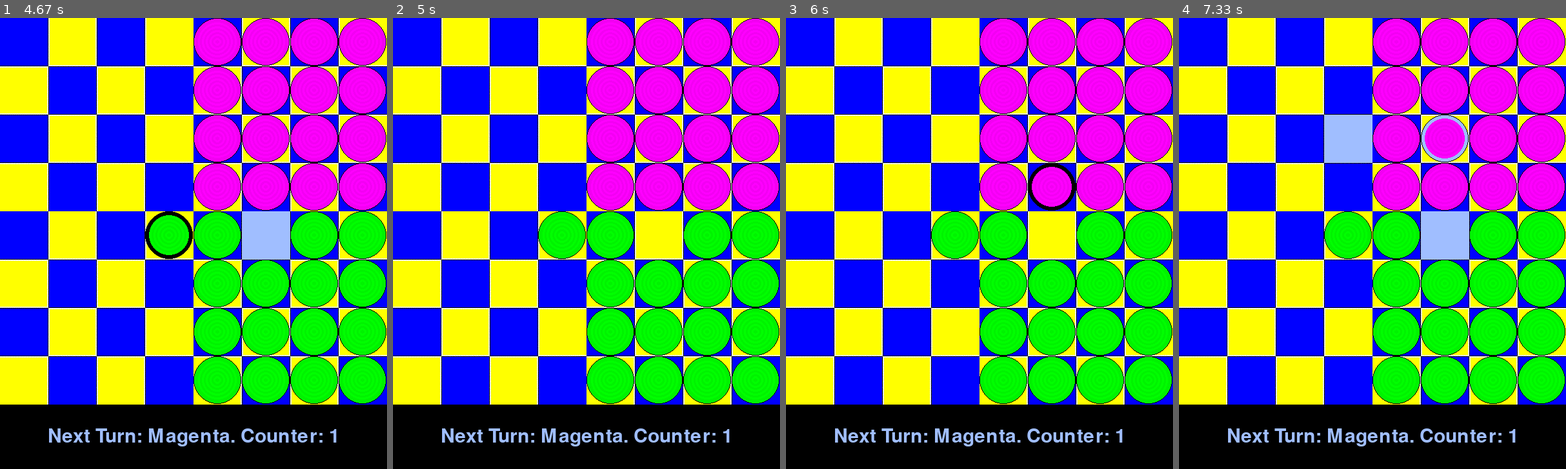
Above: before the commit, frames 1-4 (left to right).
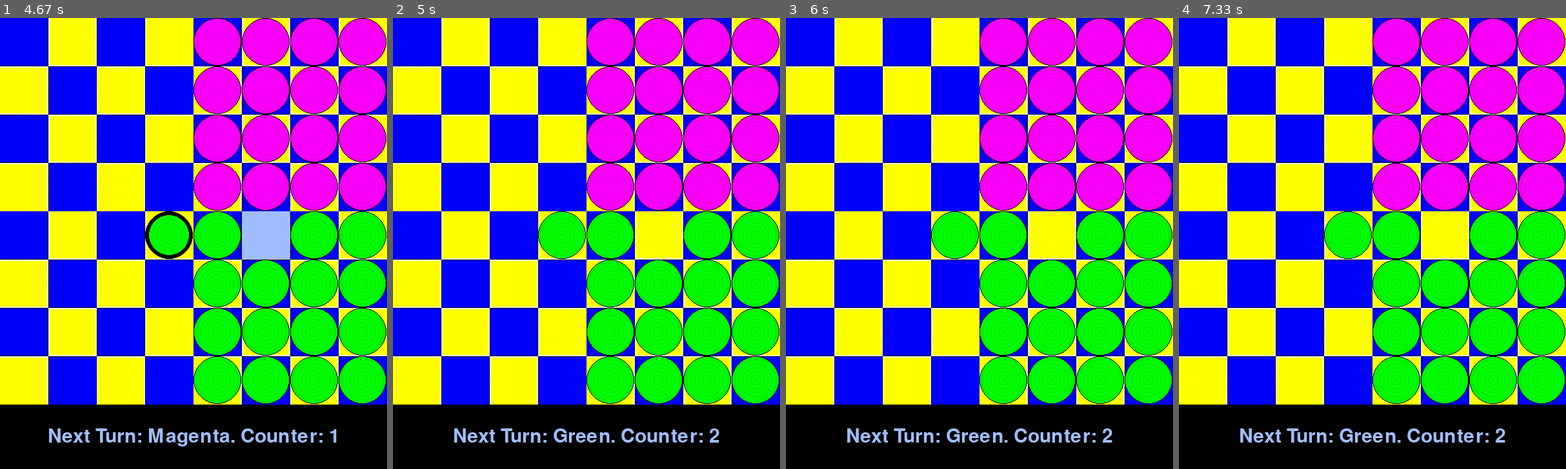
Above: after the commit, the same moments.

Repository: Patlatus/Pygame-Overcrowded-Trolleybus
Game: pygame game, started from main.py
The game is run twice, just before and just after one commit, with the same random seed, the same clock (stepped at 60 frames per second) and the same inputs.
Inputs (mouse positions are in pixels of both pictures, inside the frame that each line leads up to):
- Up to frame 1 (4.67 s): click (193, 243) at 0.38 s; hold Esc 0.67-1.2 s; move the mouse to (127, 351) at 0.7 s; click "OPTIONS" at 1.42 s; click "HUMAN VS AI" at 1.95 s; move the mouse to (197, 103) at 2.23 s; click (197, 103) at 2.38 s; click "BACK" at 2.8 s; move the mouse to (162, 216) at 3.23 s; click (162, 216) at 3.38 s; click (259, 401) at 3.72 s; click (286, 243) at 4.05 s; click (174, 248) at 4.38 s
- Up to frame 2 (5 s): click (451, 166) at 4.72 s
- Up to frame 3 (6 s): click (1056, 189) at 5.98 s
- Up to frame 4 (7.33 s): click (1372, 81) at 6.42 s; click (1488, 126) at 6.78 s; click (1434, 144) at 7.12 s

Frame 1 is identical in both runs. In frame 2, 1.2% of the frame differs, in the area x 12-87%, y 91-95%; in frame 3, 1.5%; in frame 4, 4.2%, in the area x 12-87%, y 21-95%.

Commit message:
Fix discrepancies with menu display; add AI stub

Diff:
--- /dev/null
+++ b/ai.py
@@ -0,0 +1,11 @@
+class Ai():
+    def __init__(self, board):
+        self.board = board
+
+    def turn_magenta(self):
+        #print('turn magenta ai')
+        pass
+
+    def turn_green(self):
+        #print('turn green ai')
+        pass
--- a/main.py
+++ b/main.py
@@ -9,6 +9,7 @@
 from graphics import Graphics
 from board import *
 from button import Button
+from ai import Ai
 
 pygame.font.init()
 
@@ -25,6 +26,7 @@
 		self.end = False
 		self.graphics = Graphics()
 		self.board = Board()
+		self.ai = Ai(self.board)
 
 		self.turn = GREEN
 		self.selected_piece = None # a board location.
@@ -94,8 +96,7 @@
 			if event.type == pygame.KEYDOWN:
 				if event.key == pygame.K_ESCAPE:
 					self.show_menu = not self.show_menu
-					if not self.show_main_menu and not self.show_options:
-						self.show_main_menu = self.show_menu
+					self.show_main_menu = not self.show_options and self.show_menu
 
 			if self.show_options and event.type == pygame.MOUSEBUTTONDOWN:
 				mouse_pos = pygame.mouse.get_pos()
@@ -106,9 +107,15 @@
 				if self.ai_starts.checkForInput(mouse_pos):
 					self.ai_green = True
 					self.ai_magenta = False
+					#print('ai green: ', self.ai_green, 'ai ai_magenta: ', self.ai_magenta, ' is human turn? ', self.is_human_turn())
+					if not self.is_human_turn():
+						self.perform_ai_turn()
 				if self.ai_strikes_back.checkForInput(mouse_pos):
 					self.ai_green = False
 					self.ai_magenta = True
+					#print('ai green: ', self.ai_green, 'ai ai_magenta: ', self.ai_magenta, ' is human turn? ', self.is_human_turn())
+					if not self.is_human_turn():
+						self.perform_ai_turn()
 
 				if self.options_back.checkForInput(mouse_pos):
 					self.show_options = False
@@ -128,16 +135,14 @@
 					self.show_options = True
 				if self.quit_button.checkForInput(mouse_pos):
 					self.terminate_game()
-			if self.show_options:
-				self.display_options()
-
-
-
-			if self.show_main_menu:
-				self.display_main_menu()
-
-
-			elif not self.end and event.type == MOUSEBUTTONDOWN and self.board.on_board(self.mouse_pos):
+
+			if self.show_menu:
+				if self.show_main_menu:
+					self.display_main_menu()
+				elif self.show_options:
+					self.display_options()
+
+			elif not self.end and self.is_human_turn() and event.type == MOUSEBUTTONDOWN and self.board.on_board(self.mouse_pos):
 				if not self.hop:
 					if self.board.location(self.mouse_pos).occupant != None and self.board.location(self.mouse_pos).occupant.color == self.turn:
 						self.selected_piece = self.mouse_pos
@@ -159,6 +164,13 @@
 						self.selected_piece = self.mouse_pos
 					else:
 						self.end_turn()
+
+	def is_human_turn(self):
+		#print('self.turn: ', self.turn)
+
+		#print('!ai m && t = M: ', not self.ai_magenta and self.turn == MAGENTA, '!ai g && t = g: ', not self.ai_green and self.turn == GREEN)
+
+		return not self.ai_magenta and self.turn == MAGENTA or not self.ai_green and self.turn == GREEN
 
 	def display_main_menu(self):
 		self.graphics.screen.fill("black")
@@ -248,6 +260,7 @@
 			self.green += 1
 			self.turn = MAGENTA
 			self.graphics.draw_message("Next Turn: Magenta. Counter: " + str(self.magenta))
+
 		else:
 			self.magenta += 1
 			self.turn = GREEN
@@ -263,6 +276,34 @@
 				self.graphics.draw_message("MAGENTA WINS!")
 			else:
 				self.graphics.draw_message("GREEN WINS!")
+		self.perform_ai_turn()
+
+	def perform_ai_turn(self):
+		if self.turn == MAGENTA and self.ai_magenta:
+			self.ai.turn_magenta()
+			if self.post_check_for_endgame():
+				self.end = True
+				self.graphics.draw_message("GREEN WINS!")
+
+			self.magenta += 1
+			self.turn = GREEN
+			self.graphics.draw_message("Next Turn: Green. Counter: " + str(self.green))
+			if self.pre_check_for_endgame():
+				self.end = True
+				self.graphics.draw_message("MAGENTA WINS!")
+		if self.turn == GREEN and self.ai_green:
+			self.ai.turn_green()
+			if self.post_check_for_endgame():
+				self.end = True
+				self.graphics.draw_message("MAGENTA WINS!")
+
+			self.green += 1
+			self.turn = MAGENTA
+			self.graphics.draw_message("Next Turn: Magenta. Counter: " + str(self.magenta))
+			if self.pre_check_for_endgame():
+				self.end = True
+				self.graphics.draw_message("GREEN WINS!")
+
 	def check_if_magenta_completes(self):
 		for x in range(4, 8):
 			for y in range(4, 8):
